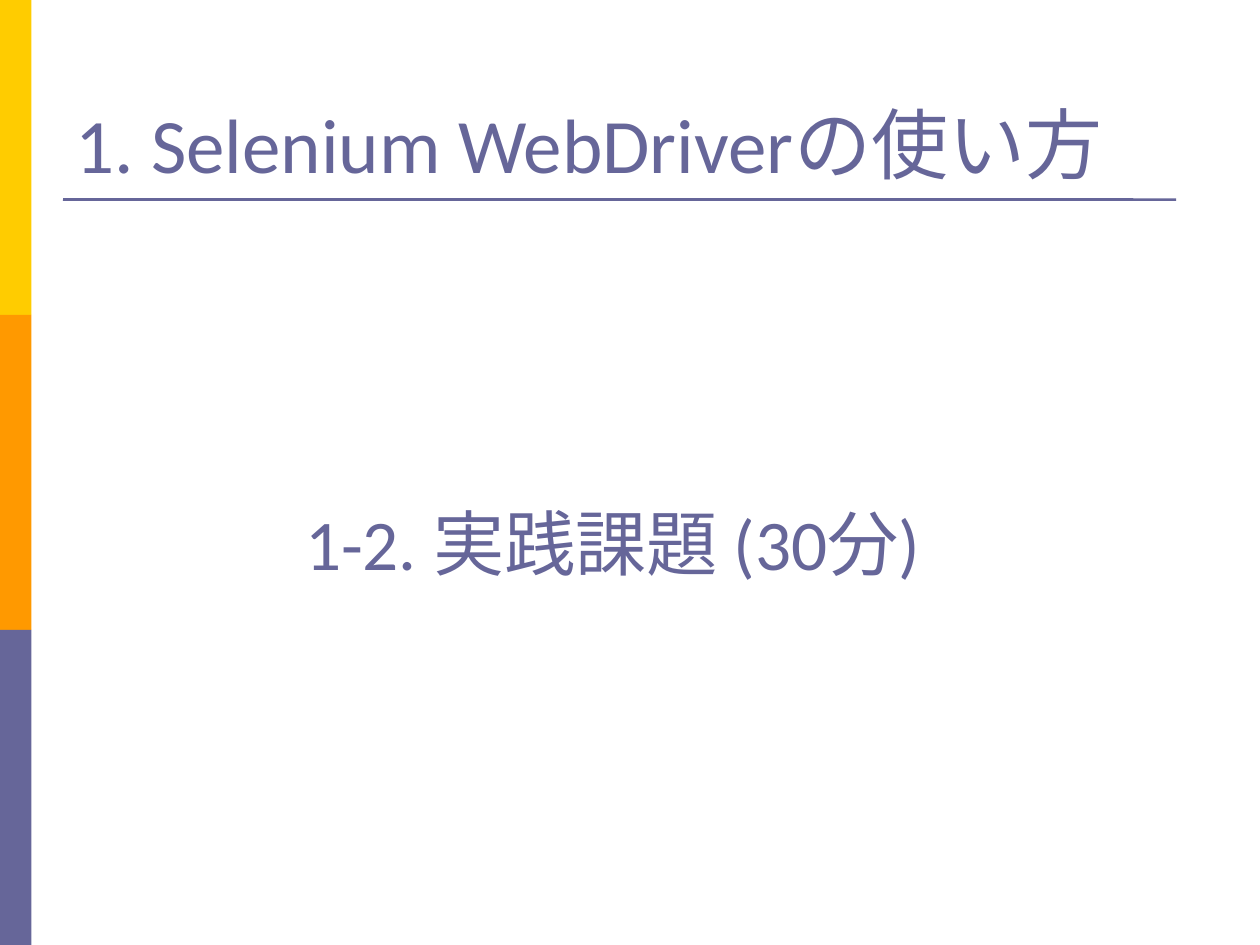
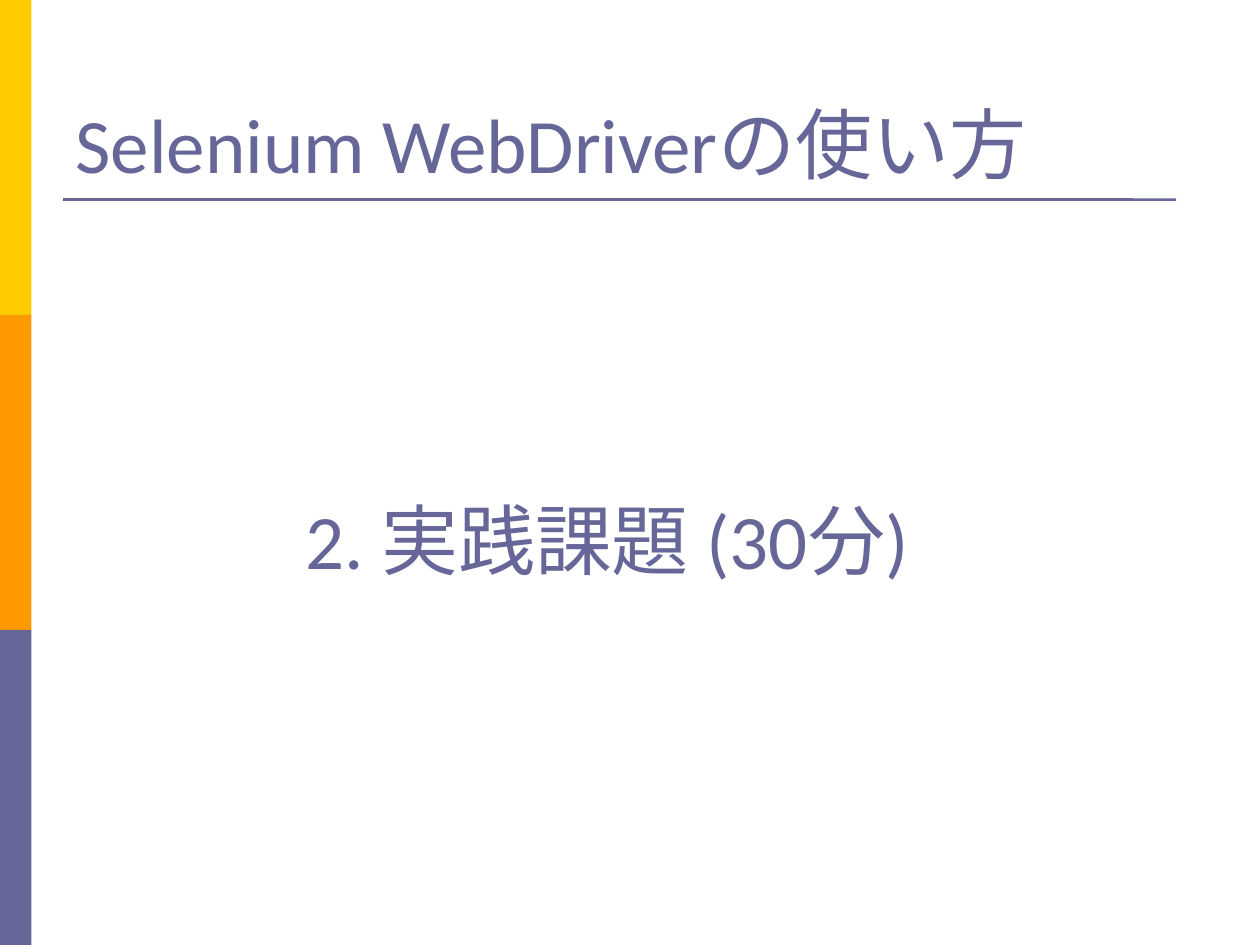
Before and after one commit to SoftwareTestAutomationResearch/STARHOTEL-Teaching-Materials-Simple, a slide deck: slide 31 of teacher/Slide.ppt (slide 34 before the commit). Drawn at 1260x945 pixels with LibreOffice and Linux fonts; fonts in the diff are those of the drawing. Boxes give left, top, right and bottom in pixels: in the first picture for what was removed or moved away, otherwise in the second. Text is boxed around its words. In the diff, an @@ line names an element or a change of style, - is before the commit and + after.

```diff
--- a/teacher/Slide.ppt
+++ b/teacher/Slide.ppt
@@ title at <box>76,109,1026,180</box>: text changed @@
-1. Selenium WebDriverの使い方
+Selenium WebDriverの使い方
@@ text at <box>305,504,909,580</box>: text changed; size 40.7 to 44 pt @@
-1-2. 実践課題 (30分)
+2. 実践課題 (30分)
```
Also in this commit, not shown: 14 other slides changed, 3 slides added, 40 slides removed, 3 other files.
